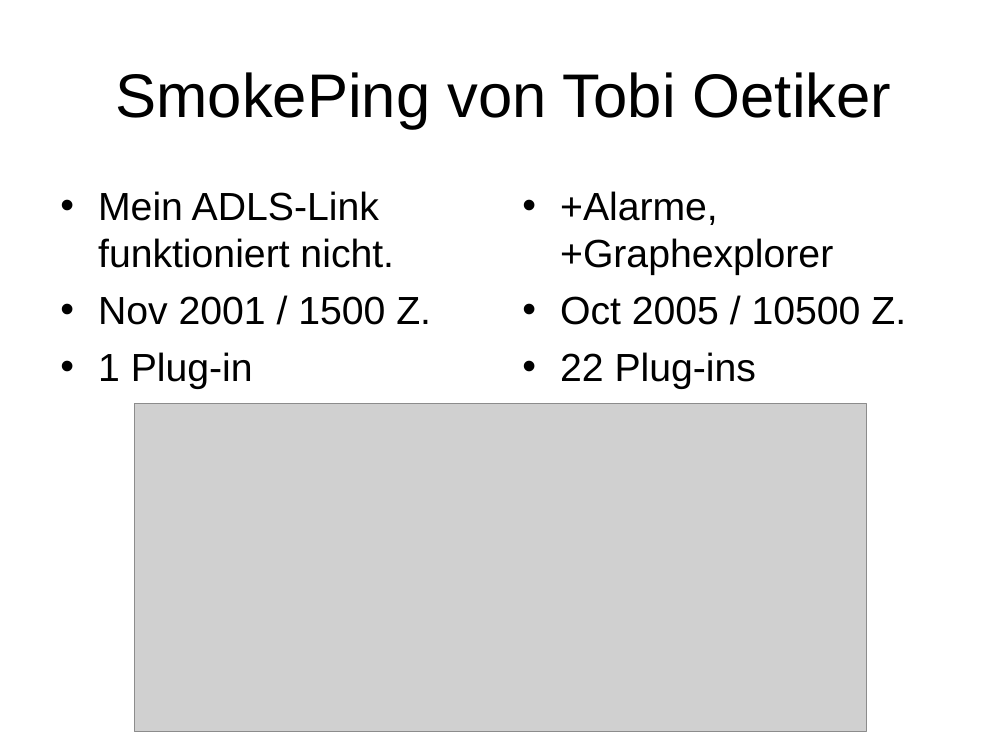
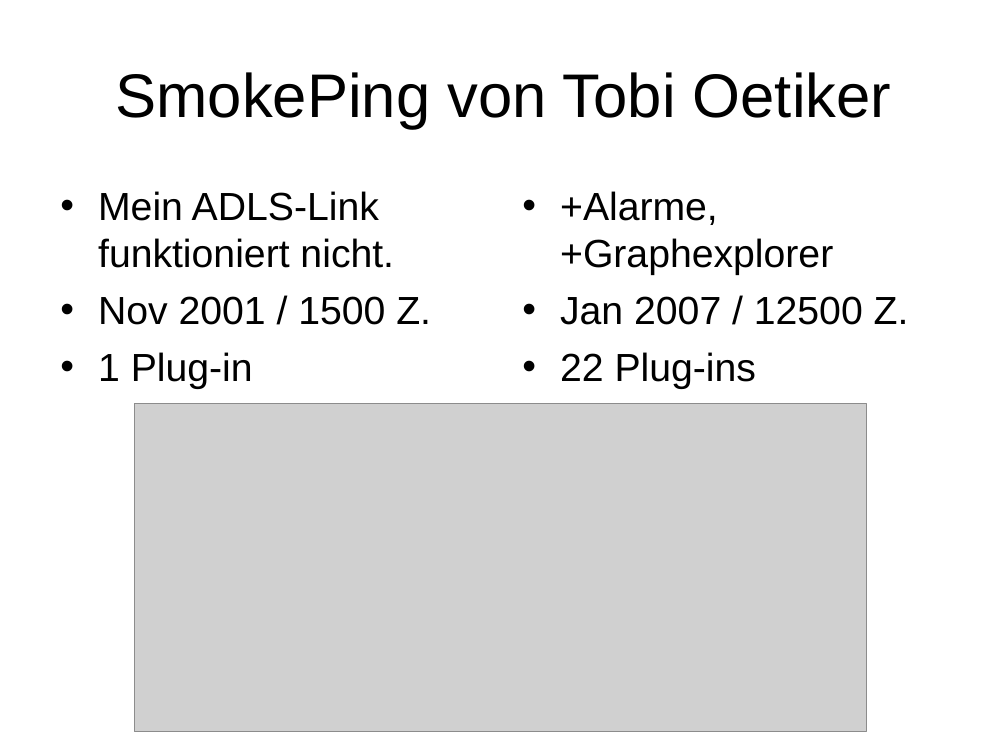
Before and after one commit to Distrotech/rrdtool, a slide deck: slide 158 of talks/rrdtoolfast/fasttalk.ppt (slide 152 before the commit). Drawn at 1008x756 pixels with LibreOffice and Linux fonts; fonts in the diff are those of the drawing; grey boxes stand for pictures. Boxes give left, top, right and bottom in pixels: in the first picture for what was removed or moved away, otherwise in the second. Text is boxed around its words. In the diff, an @@ line names an element or a change of style, - is before the commit and + after.

```diff
--- a/talks/rrdtoolfast/fasttalk.ppt
+++ b/talks/rrdtoolfast/fasttalk.ppt
@@ text at <box>560,296,909,325</box>: text changed @@
-• Oct 2005 / 10500 Z.
+• Jan 2007 / 12500 Z.
```
Also in this commit, not shown: 33 other slides changed, 9 slides added, 3 slides removed.
